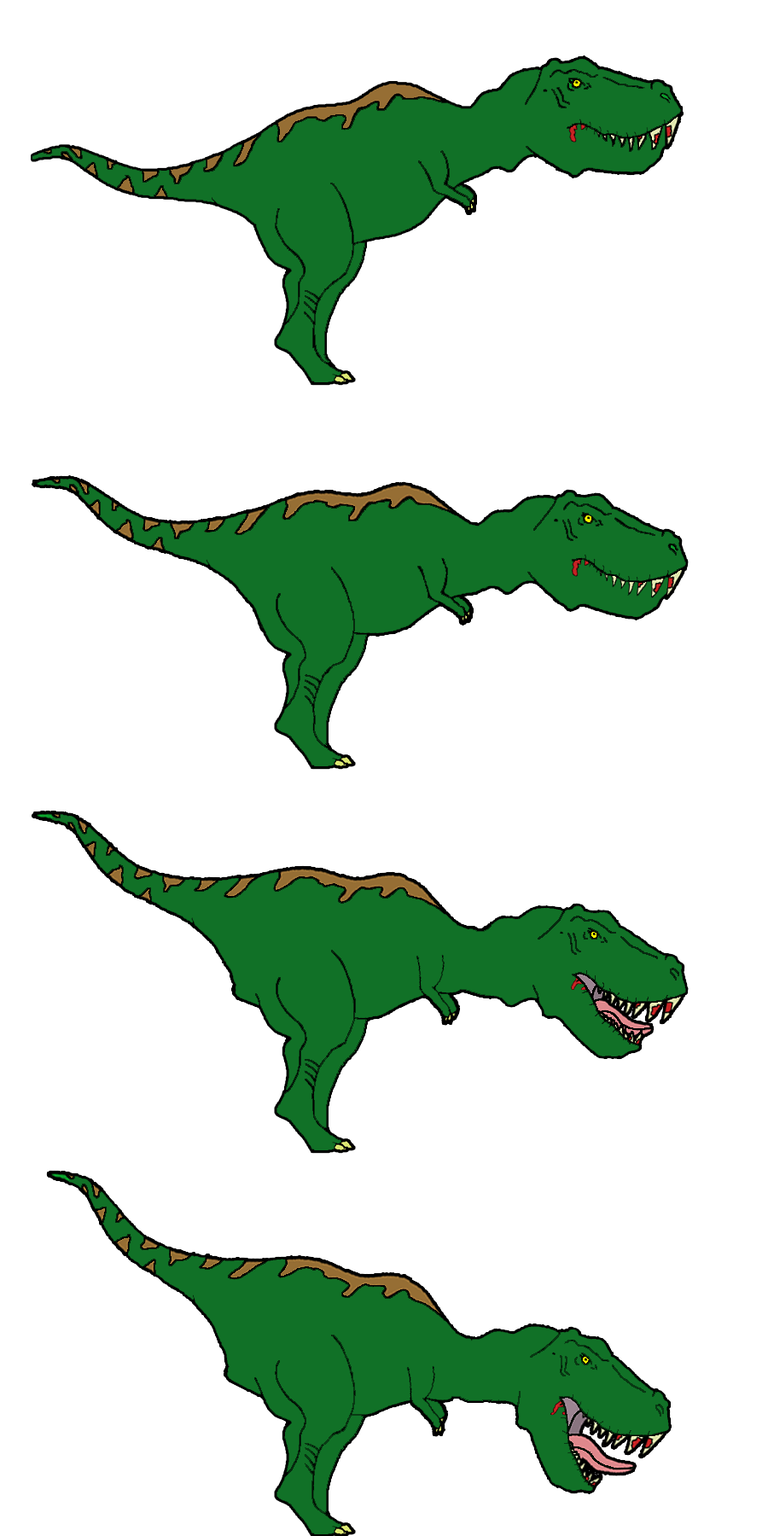
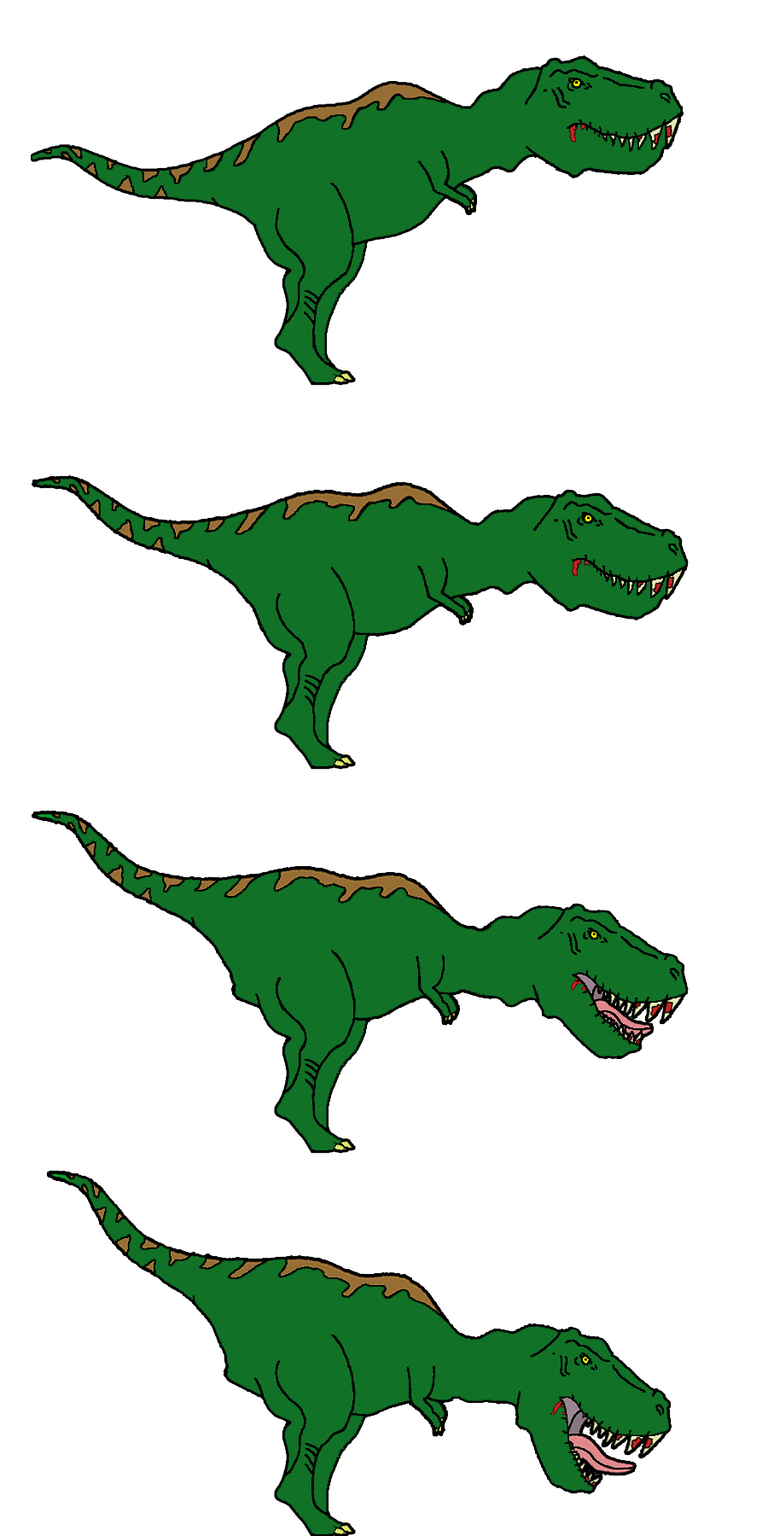
Revision of a layered 768x1536 image; what changed, layer by layer:
painted on "dino 1" over [211, 69, 678, 367]
painted on "dino 2" over [206, 498, 683, 750]
painted on "dino 3" over [191, 911, 680, 1131]
painted on "dino 4" over [192, 282, 664, 1515]
